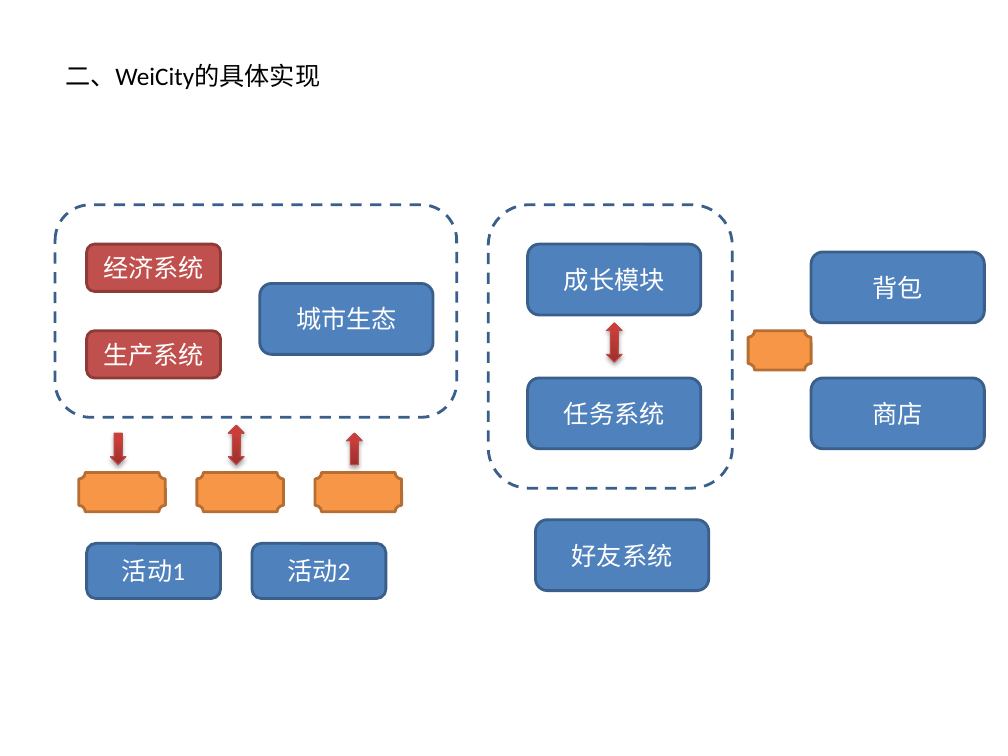
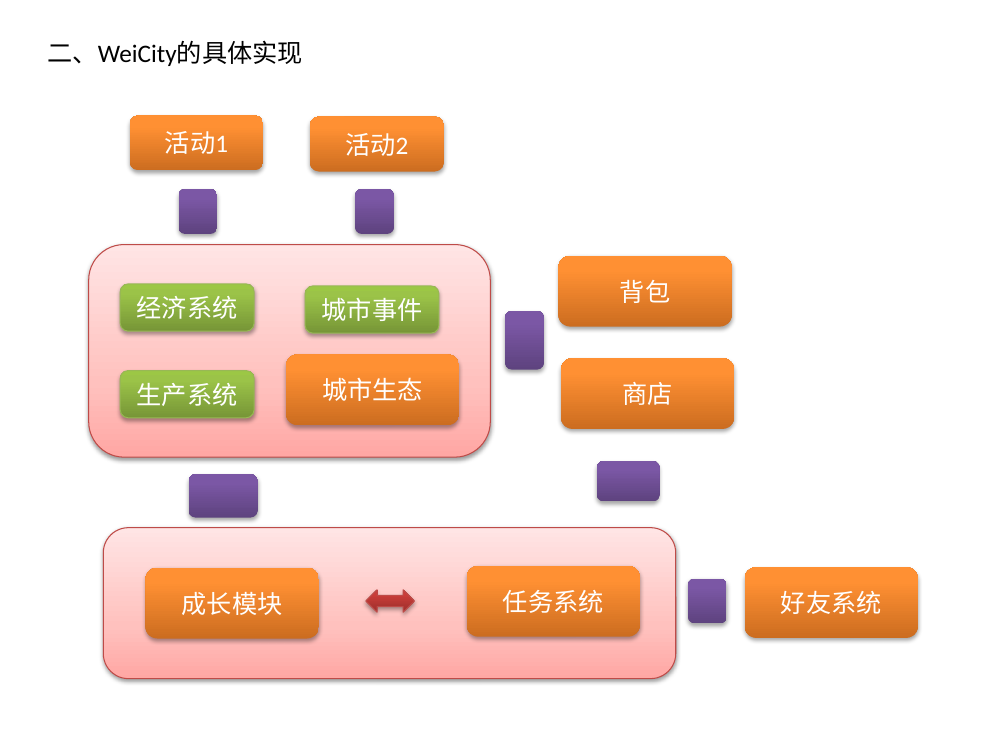
Before and after one commit to xiangaodielian/molehill-lab, a slide deck: slide 2 of notes/weicity.pptx. Drawn at 1008x756 pixels with LibreOffice and Linux fonts; fonts in the diff are those of the drawing. Boxes give left, top, right and bottom in pixels: in the first picture for what was removed or moved away, otherwise in the second. Text is boxed around its words. In the diff, an @@ line names an element or a change of style, - is before the commit and + after.

```diff
--- a/notes/weicity.pptx
+++ b/notes/weicity.pptx
@@ text "二、WeiCity的具体实现": place and size @@
-text "二、WeiCity的具体实现" at bbox=[65, 63, 320, 89]
+text "二、WeiCity的具体实现" at bbox=[48, 40, 303, 66]
@@ rounded rectangle "活动1": place and size @@
-rounded rectangle "活动1" at bbox=[87, 543, 221, 599]
+rounded rectangle "活动1" at bbox=[130, 115, 264, 170]
@@ fill #4F81BD to gradient #CC6E20 to #FF9034 to #FF9136; outline #3A5F8C 2 pt to none; shadow on in 8 elements at bbox=[286, 355, 460, 425], bbox=[467, 565, 640, 636], bbox=[745, 568, 918, 638], bbox=[145, 568, 319, 638], bbox=[561, 358, 735, 428], bbox=[558, 256, 732, 327], bbox=[130, 115, 264, 170], bbox=[309, 117, 444, 172] @@
@@ rounded rectangle "活动2": place and size @@
-rounded rectangle "活动2" at bbox=[252, 543, 386, 599]
+rounded rectangle "活动2" at bbox=[309, 117, 444, 172]
@@ rounded rectangle added at bbox=[178, 190, 217, 234], fill gradient #5F4480 to #7B58A6 to #7C57A8 @@
@@ rounded rectangle added at bbox=[355, 190, 393, 234], fill gradient #5F4480 to #7B58A6 to #7C57A8 @@
@@ 3 rounded rectangles: place and size @@
-3 rounded rectangles at bbox=[55, 205, 457, 417]
+3 rounded rectangles at bbox=[89, 245, 490, 458]
@@ rounded rectangle at bbox=[89, 245, 490, 458]: fill none to gradient #FFA6A5 to #FFC0BF to #FFE7E7; outline #3A5F8C 2 pt dashed to #BF4C48 0.75 pt; shadow on @@
@@ rounded rectangle "背包": place and size @@
-rounded rectangle "背包" at bbox=[811, 252, 985, 323]
+rounded rectangle "背包" at bbox=[558, 256, 732, 327]
@@ rounded rectangle "经济系统" at bbox=[120, 284, 254, 332]: fill #C0504D to gradient #779737 to #9BC348 to #9DC746; outline #8E3B39 2 pt to #98B955 0.75 pt; shadow on @@
@@ rounded rectangle added at bbox=[305, 286, 439, 334], fill gradient #779737 to #9BC348 to #9DC746, outline #98B955 0.75 pt, 18 pt, text #FFFFFF @@
+城市事件
@@ rounded rectangle added at bbox=[505, 311, 543, 370], fill gradient #5F4480 to #7B58A6 to #7C57A8 @@
@@ up down arrow removed at bbox=[607, 323, 623, 362] @@
@@ rounded rectangle "城市生态": place and size @@
-rounded rectangle "城市生态" at bbox=[260, 283, 433, 354]
+rounded rectangle "城市生态" at bbox=[286, 355, 460, 425]
@@ rounded rectangle "商店": place and size @@
-rounded rectangle "商店" at bbox=[811, 378, 985, 449]
+rounded rectangle "商店" at bbox=[561, 358, 735, 428]
@@ plaque removed at bbox=[748, 331, 811, 370] @@
@@ rounded rectangle "生产系统" at bbox=[120, 371, 254, 418]: fill #C0504D to gradient #779737 to #9BC348 to #9DC746; outline #8E3B39 2 pt to #98B955 0.75 pt; shadow on @@
@@ down arrow removed at bbox=[110, 433, 126, 465] @@
@@ up down arrow removed at bbox=[229, 425, 245, 465] @@
@@ up arrow removed at bbox=[347, 433, 363, 465] @@
@@ plaque removed at bbox=[79, 473, 165, 512] @@
@@ rounded rectangle added at bbox=[188, 474, 258, 517], fill gradient #5F4480 to #7B58A6 to #7C57A8 @@
@@ plaque removed at bbox=[197, 473, 283, 512] @@
@@ plaque removed at bbox=[314, 473, 401, 512] @@
@@ rounded rectangle added at bbox=[597, 461, 659, 501], fill gradient #5F4480 to #7B58A6 to #7C57A8 @@
@@ rounded rectangle at bbox=[103, 527, 675, 678]: fill none to gradient #FFA6A5 to #FFC0BF to #FFE7E7; outline #3A5F8C 2 pt dashed to #BF4C48 0.75 pt; shadow on @@
@@ rounded rectangle: place and size @@
-rounded rectangle at bbox=[488, 205, 732, 488]
+rounded rectangle at bbox=[103, 527, 675, 678]
@@ rounded rectangle "成长模块": place and size @@
-rounded rectangle "成长模块" at bbox=[527, 244, 701, 314]
+rounded rectangle "成长模块" at bbox=[145, 568, 319, 638]
@@ rounded rectangle "任务系统": place and size @@
-rounded rectangle "任务系统" at bbox=[527, 378, 701, 449]
+rounded rectangle "任务系统" at bbox=[467, 565, 640, 636]
@@ rounded rectangle "好友系统": place and size @@
-rounded rectangle "好友系统" at bbox=[535, 520, 709, 591]
+rounded rectangle "好友系统" at bbox=[745, 568, 918, 638]
@@ left right arrow added at bbox=[366, 590, 414, 612], fill gradient #9C2F2D to #CB3E3A to #CE3B37, outline #BF4C48 0.75 pt @@
@@ rounded rectangle added at bbox=[688, 579, 727, 623], fill gradient #5F4480 to #7B58A6 to #7C57A8 @@
```
